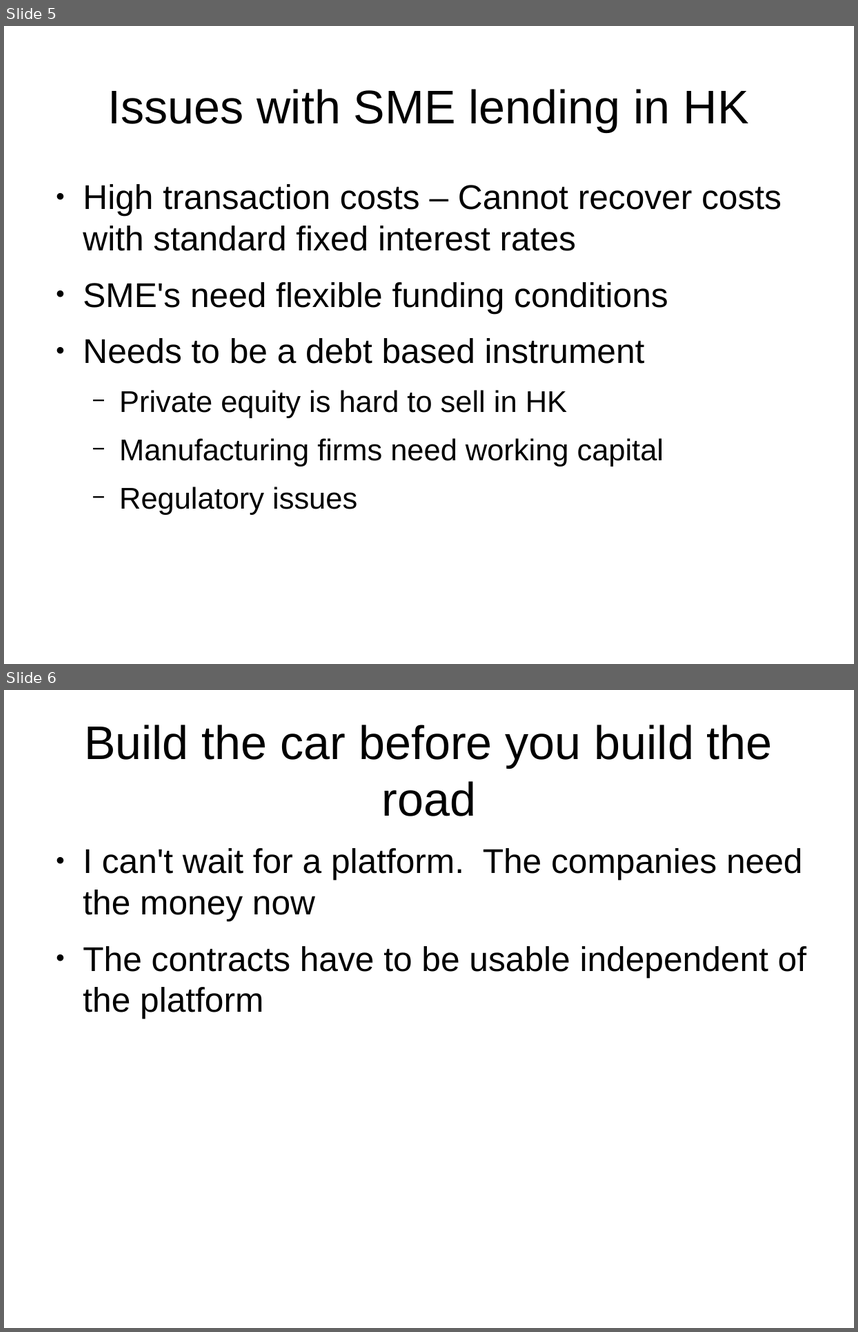
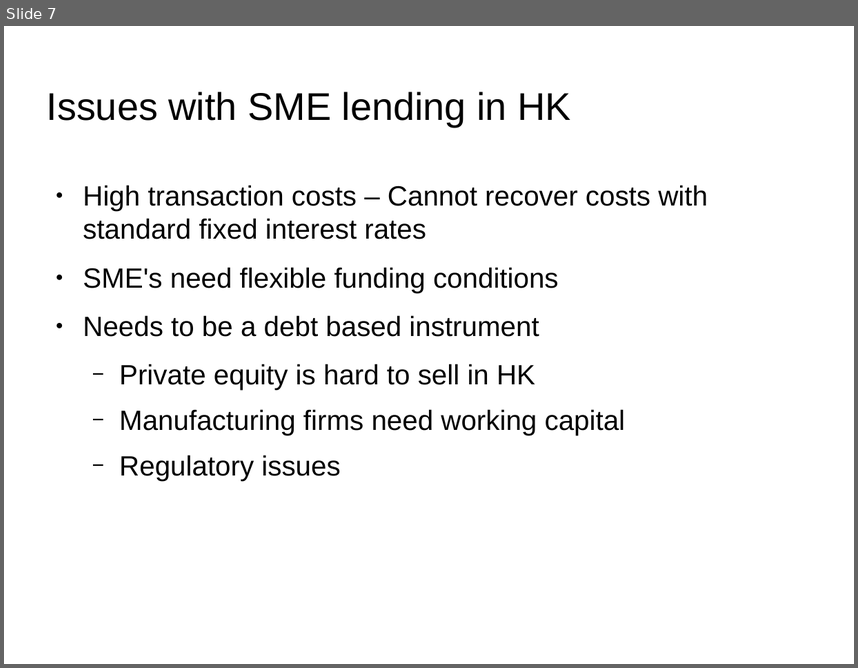
Before and after one commit to joequant/bitquant, a slide deck: pitchdecks/smart-contracts-practice-lawsociety.odp. Shown one above the other, each under a label of ours: slides 5 and 6 before the commit, slide 7 after it. The pictures are 858x1332 and 858x668 pixels, drawn with LibreOffice and Linux fonts; fonts in the diff are those of the drawing; background and template pictures are left out. Boxes give left, top, right and bottom in pixels: in the first picture for what was removed or moved away, otherwise in the second. Text is boxed around its words. In the diff, an @@ line names an element or a change of style, - is before the commit and + after.

```diff
--- a/pitchdecks/smart-contracts-practice-lawsociety.odp
+++ b/pitchdecks/smart-contracts-practice-lawsociety.odp
@@ slide 6 removed at box(4, 690, 854, 1328), background #FFFFFF @@
@@ title removed at box(84, 724, 773, 816) @@
-Build the car before you build the road
@@ text removed at box(83, 848, 806, 1018) @@
-● I can't wait for a platform. The companies need the money now
-● The contracts have to be usable independent of the platform
@@ what was slide 5 is now slide 7 @@
@@ slide 7 changed as well @@
@@ title "Issues with SME lending in ...": place and size @@
-title "Issues with SME lending in ..." at box(108, 89, 749, 132)
+title "Issues with SME lending in ..." at box(47, 92, 571, 127)
@@ title "Issues with SME lending in ..." at box(47, 92, 571, 127): size 44 to 36 pt, highlight #FFFFFF to none; alignment centre to left @@
@@ text "High transaction costs – Cannot ..." at box(83, 185, 708, 481): size 32 to 26 pt in "High transaction costs – Cannot recover costs ...", "SME's need flexible funding conditions", "Needs to be a debt based instrument"; highlight #FFFFFF to none; size 28 to 26 pt in "Private equity is hard to sell in ...", "Manufacturing firms need working capital", "Regulatory issues" @@
```
Also in this commit, not shown: 12 other slides changed, 2 slides added, 2 other slides removed, 1 other file.
